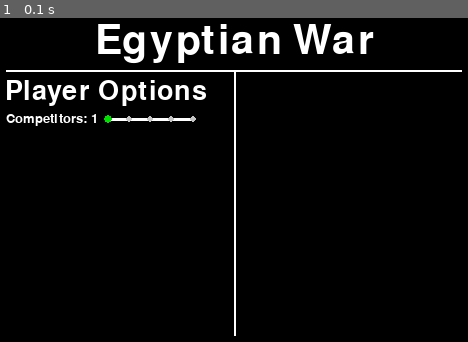
Above: before the commit, frame 1.
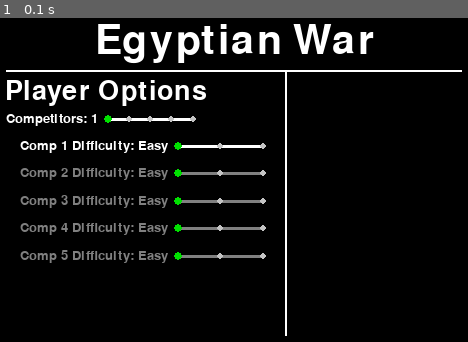
Above: after the commit, the same moment.

Repository: vposby/python
Game: pygame game, started from games/ers.py
Two runs of this game, one before a commit and one after it. Both use one fixed random seed, a clock stepped at 60 frames per second and the inputs below.
Inputs:
- Up to frame 1 (0.1 s): no input

The runs differ from the first frame. In frame 1, 4.0% of the frame differs, in the area x 4-62%, y 16-99%.

Commit message:
sliders working; start rules checkboxes

Diff:
--- a/games/ers.py
+++ b/games/ers.py
@@ -1,7 +1,7 @@
 """
 Egyptian War!
 v 2.0 - straight card play, single player, pygame gui
-!!!fix Slider.click()
+!!!add rules checkboxes
 """
 
 import sys, random, pprint, pygame
@@ -10,7 +10,8 @@
 size = width, height = (512, 338)
 black = (0, 0, 0)
 white = (255, 255, 255)
-grey = (196, 196, 196)
+lgrey = (196,196,196)
+dgrey = (128, 128, 128)
 red = (224, 0, 0)
 orange = (255, 128, 0)
 yellow = (224, 224, 0)
@@ -29,32 +30,40 @@
 #BEGIN GUI FUNCTIONS, CLASSES
 class Slider:
 	global screen, width, height, mouseX, mouseY
-	def __init__(self,pos,id,min,max,val):
-		self.val = val #as integer
-		self.id = id + ": " + str(self.val) #slider caption
-		caption = smallFont.render(self.id,1,white)
+	def __init__(self,vals=[1,(1,2),{1:1,2:2}],pos=(0,0),id="Default",active=True):
+		self.vals = vals #output value as int,range of values as (min=int,max=int),list of outputs as dict
+		(min,max)=(self.vals[1][0],self.vals[1][1])
+		self.id = id + ": " + str(self.vals[2].get(self.vals[0])) #slider default caption
+		self.active = active #as boolean; allow/disallow user interactivity
+		if active == True:
+			color = white
+		else:
+			color = dgrey
+		caption = smallFont.render(self.id,1,color)
 		(x,y) = (int(pos[0]),int(pos[1]))
 		leftEnd = int(x+caption.get_width()+(width/50))
 		rightEnd = int(leftEnd+(width/6))
 		sldrHt = int(y+(caption.get_height()/2))
 		self.pos = [pos,leftEnd,rightEnd,sldrHt,[]] #positional values
-		self.min = min #as integer
-		self.max = max #as integer
 		for x in range(max-min+1):
 			widthMod = int(x*(rightEnd-leftEnd)/(max-1))
-			if x+1 != val: #values (min to max)
-				self.pos[4].append([grey,(leftEnd+widthMod,sldrHt),3])
+			if x+1 != vals[0]: #values (min to max)
+				self.pos[4].append([lgrey,(leftEnd+widthMod,sldrHt),3])
 			else:
 				self.pos[4].append([green,(leftEnd+widthMod,sldrHt),4])
 
 	def draw(self):
-		caption = smallFont.render(self.id,1,white) #use this to determine slider height
-		(x,y) = (self.pos[0][0]-int(width/33),self.pos[0][1])
-		(w,h) = (self.pos[2]-self.pos[0][0]+int(width/33),caption.get_height())
+		if self.active == True:
+			color = white
+		else:
+			color = dgrey
+		caption = smallFont.render(self.id,1,color) #use this to determine slider height
+		(x,y) = (self.pos[0][0],self.pos[0][1])
+		(w,h) = (self.pos[2]-self.pos[0][0]+int(width/50),caption.get_height())
 		pygame.draw.rect(screen,black,(x,y,w,h)) #set blank rect for slider
 		screen.blit(caption,self.pos[0]) #caption
 		#slider line, values (min to max) below
-		pygame.draw.line(screen,white,(self.pos[1],self.pos[3]),(self.pos[2],self.pos[3]),3)
+		pygame.draw.line(screen,color,(self.pos[1],self.pos[3]),(self.pos[2],self.pos[3]),3)
 		for x in range(len(self.pos[4])):
 			pygame.draw.circle(screen,self.pos[4][x][0],self.pos[4][x][1],self.pos[4][x][2])
 		pygame.display.update((x,y,w,h)) #(re)draw slider
@@ -62,20 +71,52 @@
 	def click(self):
 		area = int(self.pos[4][1][1][0]-self.pos[1])/2
 		for x in range(len(self.pos[4])):
-			(self.pos[4][x][0],self.pos[4][x][2])=(grey,3) #reset circle to grey
-			if x == 0: #set new slider value
-				if mouseX>self.pos[1] and mouseX<self.pos[1]+area:
-					self.val = self.min
-			elif x+1 == len(self.pos[4]):
-				if mouseX>self.pos[2]-area and mouseX<self.pos[2]:
-					self.val = self.max
+			(self.pos[4][x][0],self.pos[4][x][2])=(lgrey,3) #reset circle to lgrey
+			#print(self.pos[0])
+			if mouseX>self.pos[1] and mouseX<self.pos[1]+area: #minimum
+					self.vals[0] = self.vals[1][0]
+			elif mouseX>self.pos[2]-area and mouseX<self.pos[2]:
+					self.vals[0] = self.vals[1][1]
 			elif mouseX>self.pos[4][x][1][0]-area and mouseX<self.pos[4][x][1][0]+area:
-					self.val = x+1
-		(self.pos[4][self.val-1][0],self.pos[4][self.val-1][2])=(green,4) #value circle: green
-		self.id = self.id.replace(self.id[len(self.id)-1],str(self.val)) #set new slider caption
+					self.vals[0] = x+1
+		val = self.vals[0]
+		#print(val,mouseX,mouseY)
+		(self.pos[4][val-1][0],self.pos[4][val-1][2])=(green,4) #value circle: green
+		self.id = self.id.split(":")[0]+": "+str(self.vals[2].get(val)) #set new slider caption
 		self.draw()
 
-sldrCompCount = Slider((width/18,29*height/100),"Competitors",1,5,1) #lobby screen
+dictCount = {
+	1: 1,
+	2: 2,
+	3: 3,
+	4: 4,
+	5: 5,
+}
+
+dictDiff = {
+	1: "Easy",
+	2: "Medium",
+	3: "Hard"
+}
+
+countVals = [1,(1,5),dictCount]
+countPos = (width/18,29*height/100)
+countID = "Competitors"
+sldrCount = Slider(countVals,countPos,countID,True) #lobby screen
+countHeight = (sldrCount.pos[3]-sldrCount.pos[0][1])*2
+countBottom = sldrCount.pos[0][1]
+hMod = countHeight+height/25
+diffVals = [1,(1,3),dictDiff]
+diffs = []
+for x in range(sldrCount.vals[1][1]):
+	diffPos = (width/12,countBottom+(hMod*(x+1)))
+	diffID = "Comp "+str(x+1)+" Difficulty"
+	if x < sldrCount.vals[0]:
+		diffActive = True
+	else:
+		diffActive = False
+	sldrDiff = Slider(diffVals,diffPos,diffID,diffActive) #lobby screen
+	diffs.append(sldrDiff)
 
 class Label:
 	global screen, width, height
@@ -104,16 +145,12 @@
 		#render order (comment placeholders)
 		lblTitle.draw() #game title
 		pygame.draw.line(screen,white,(width/18,height/6),(17*width/18,height/6),2)
-		pygame.draw.line(screen,white,(width/2,height/6),(width/2,19*height/20),2)
+		pygame.draw.line(screen,white,(3*width/5,height/6),(3*width/5,19*height/20),2)
 		lblPlayer.draw() #player options label
-		sldrCompCount.draw() #competitor count slider
-		compList=[]
-		for i in range(sldrCompCount.val): #competitor difficulty sliders
-			heightMod=sldrCompCount.pos[3]+(i*sldrCompCount.pos[3])
-			Slider((width/24,(29+heightMod)*height/100),"Computer "+str(i+1)+" Difficulty",1,3,1)
-			#competitor difficulty labels
-			#competitor difficulty sliders (three components; bg color rect, white line, grey circle)
-			#competitor difficulty slider values
+		sldrCount.draw() #competitor count slider
+		for diff in diffs:
+			diff.draw()
+		#competitor difficulty sliders
 		#rules label
 		#slaps checkbox
 		#rules checkboxes
@@ -209,12 +246,17 @@
 			sys.exit()
 		elif event.type == pygame.MOUSEBUTTONDOWN and event.button == 1:
 			if scrName == 'Lobby': #all clickable objects in Lobby
-				if mouseY>sldrCompCount.pos[0][1] \
-				and mouseY<sldrCompCount.pos[0][1]+sldrCompCount.pos[3] \
-				and mouseX>sldrCompCount.pos[0][0] \
-				and mouseX<sldrCompCount.pos[2]:
-					sldrCompCount.click() #no else
-					#and draw corresponding number of competitor sliders
+				if mouseY>sldrCount.pos[0][1] \
+				and mouseY<sldrCount.pos[0][1]+sldrCount.pos[3] \
+				and mouseX>sldrCount.pos[0][0] \
+				and mouseX<sldrCount.pos[2]: #no else
+					sldrCount.click()
+					for ind,diff in enumerate(diffs):
+						if ind < sldrCount.vals[0]:
+							diff.active = True
+						else:
+							diff.active = False
+						diff.draw()
 
 	#PRESERVE GAMEPLAY CODE BELOW
 	"""
